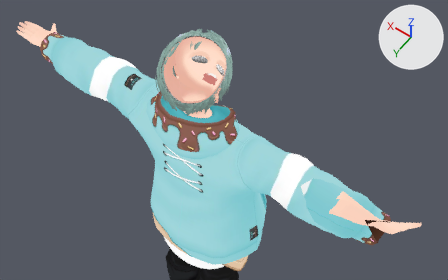
The glTF model saga-assets/characters/web3d/sg_caocao.glb, before and after one commit.
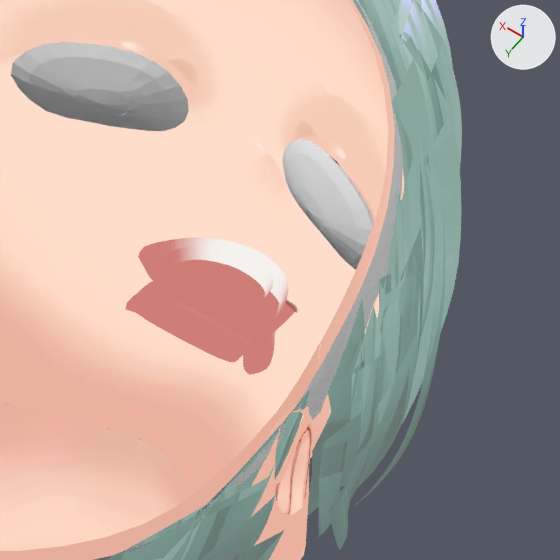
Each version is shown from a camera (50 mm lens) standing at (-0.79, 0.992, 2.957) and looking at (-0.123, 0.058, 1.489), then close up on the part from 43% to 54% of the width and 18% to 37% of the height. Lighting does not change. The marker at upper right points along +X, +Y and +Z. The last two pictures show the newer version. Everything nearer to the camera than a plane just in front of the edit is cut away. Vertices at exactly the same position are counted once.

The scene before the commit, as lines of its bpy script (objects in view):
```python
me_body__merged__001 = bpy.data.meshes.new('Body (merged).001')
me_body__merged__001.from_pydata(...)  # 3881 vertices, 7541 faces; spans x -0.81..0.81, y -0.15..0.13, z 0.01..1.78
me_body__merged__001.materials.append(mat_n00_000_00_body_00_skin__instance)
me_body__merged__002 = bpy.data.meshes.new('Body (merged).002')
me_body__merged__002.from_pydata(...)  # 760 vertices, 1408 faces; spans x -0.085..0.085, y -0.063..0.13, z 1.543..1.786
me_body__merged__002.materials.append(mat_n00_000_00_hairback_00_hair__instance)  # its picture is missing
me_face__merged__001 = bpy.data.meshes.new('Face (merged).001')
me_face__merged__001.from_pydata(...)  # 919 vertices, 1695 faces; spans x -0.0229..0.0229, y -0.0624..-0.0268, z 1.5794..1.6032
me_face__merged__001.materials.append(mat_n00_000_00_facemouth_00_face__instance)
ob_body_001 = bpy.data.objects.new('Body.001', me_body__merged__001)
ob_body_001.location = (0.0, 0.0, 0.0)
ob_body_002 = bpy.data.objects.new('Body.002', me_body__merged__002)
ob_body_002.location = (0.0, 0.0, 0.0)
ob_face_001 = bpy.data.objects.new('Face.001', me_face__merged__001)
ob_face_001.location = (0.0, 0.0, 0.0)
# also in view: 'Face.005' at (0.0, -0.044, 1.65); 'Face.004' at (0.0, -0.013, 1.665); 'Hair' at (-0.001, 0.026, 1.672)
```
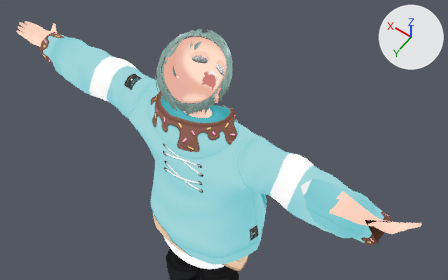
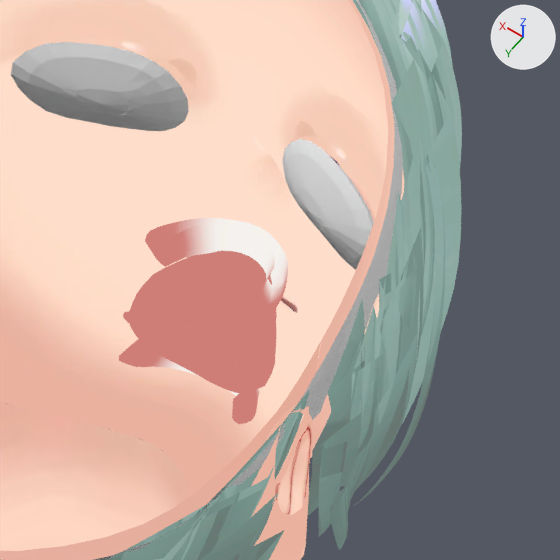
The newer file adds a shape key; the second version is drawn at full value of the shape key 'Fcl_ALL_Surprised' of 'Face.001', and the change is written as the vertex moves it makes.

Where the change shows, as pixel boxes (x1, y1, x2, y2) in the close-ups (560 x 560 px):
'Face.001', reshaped (49% taller)
    before: (125, 237, 295, 375)
    after: (119, 218, 288, 424)
part 1 of me_face__merged__001, rebuilt
    before: (155, 260, 295, 340)
    after: (130, 251, 277, 393)
part 2 of me_face__merged__001, rebuilt
    before: (138, 237, 288, 335)
    after: (145, 218, 288, 318)
part 3 of me_face__merged__001, added (pink)
    after: (123, 310, 237, 371)
part 4 of me_face__merged__001, added
    after: (119, 339, 260, 424)
part 5 of me_face__merged__001, deleted (pink)
    before: (125, 281, 276, 375)

The change, as a list of edits to the scene's bpy script:
```text
Change me_face__merged__001:
    used by ob_face_001; location = (0.0, 0.0, 0.0)
    remove me_face__merged__001.from_pydata(...)  # 919 vertices, 1695 faces; spans x -0.0229..0.0229, y -0.0624..-0.0268, z 1.5794..1.6032
    add me_face__merged__001.from_pydata(...)  # 920 vertices, 1696 faces; spans x -0.0221..0.0222, y -0.0634..-0.023, z 1.5581..1.6074
    me_face__merged__001 part 1: the loose piece of 256 vertices spanning x -0.0181..0.018, y -0.0585..-0.0332, z 1.5828..1.6022 is rebuilt with 257 vertices and now spans x -0.0221..0.0222, y -0.062..-0.0278, z 1.5666..1.6011
    me_face__merged__001 part 2: the loose piece of 213 vertices spanning x -0.0227..0.0227, y -0.0624..-0.0354, z 1.587..1.6032 is rebuilt with 213 vertices and now spans x -0.0221..0.0221, y -0.0634..-0.038, z 1.5935..1.6074
    me_face__merged__001 part 3: a new loose piece of 237 vertices spanning x -0.0172..0.0172, y -0.0444..-0.023, z 1.5657..1.596, in mat_n00_000_00_facemouth_00_face__instance
    me_face__merged__001 part 4: a new loose piece of 213 vertices spanning x -0.0219..0.0219, y -0.0494..-0.0246, z 1.5581..1.5774, in mat_n00_000_00_facemouth_00_face__instance
    me_face__merged__001 part 5: 450 vertices removed from x -0.0229..0.0229, y -0.0568..-0.0268, z 1.5794..1.5965
```
